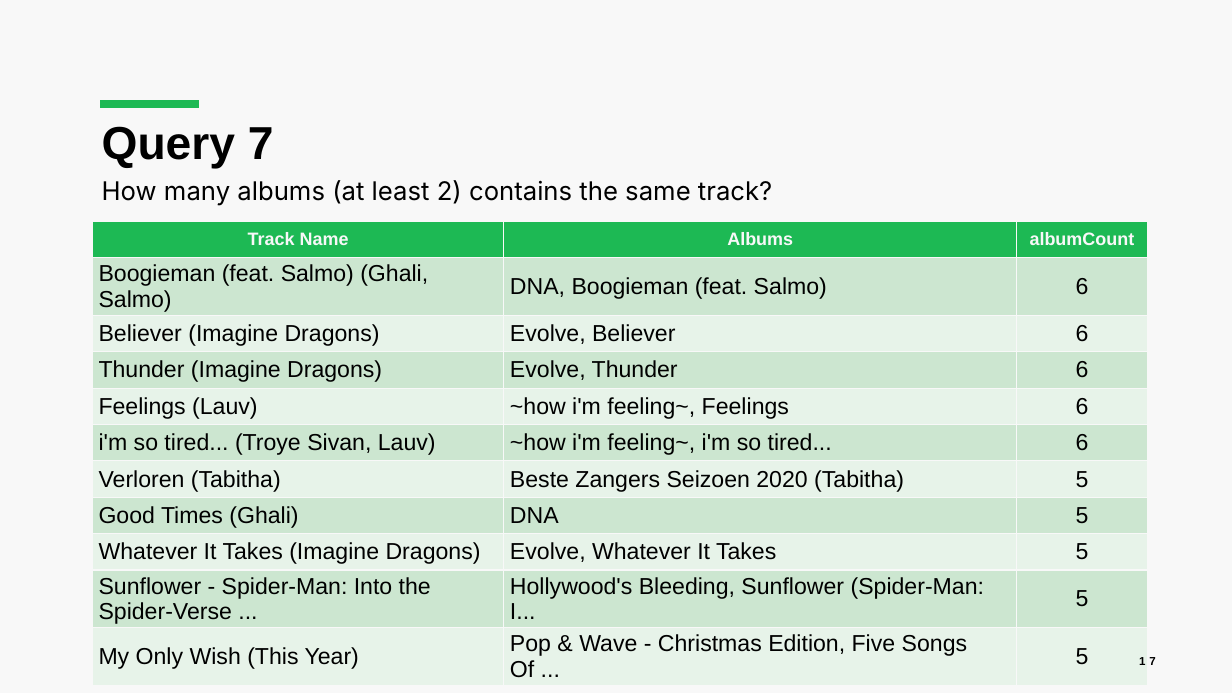
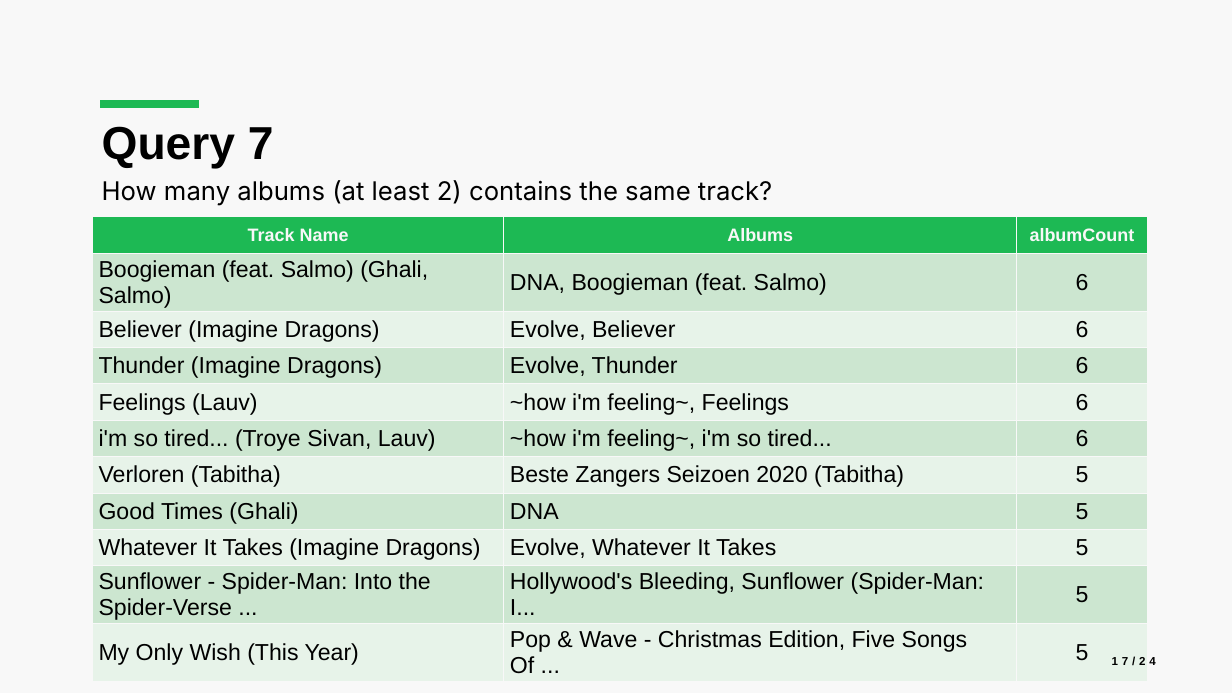
Before and after one commit to luca-martinelli-09/spotify-lod, a slide deck: slide 17 of Spotify_Presentation.pptx. Drawn at 1232x693 pixels with LibreOffice and Linux fonts; fonts in the diff are those of the drawing. Boxes give left, top, right and bottom in pixels: in the first picture for what was removed or moved away, otherwise in the second. Text is boxed around its words. In the diff, an @@ line names an element or a change of style, - is before the commit and + after.

```diff
--- a/Spotify_Presentation.pptx
+++ b/Spotify_Presentation.pptx
@@ table: place and size @@
-table at [92,221,1147,682]
+table at [92,217,1147,678]
@@ page number at [1112,656,1156,666]: text changed @@
-17
+17/24
```
Also in this commit, not shown: 9 other slides changed, 2 other files.
